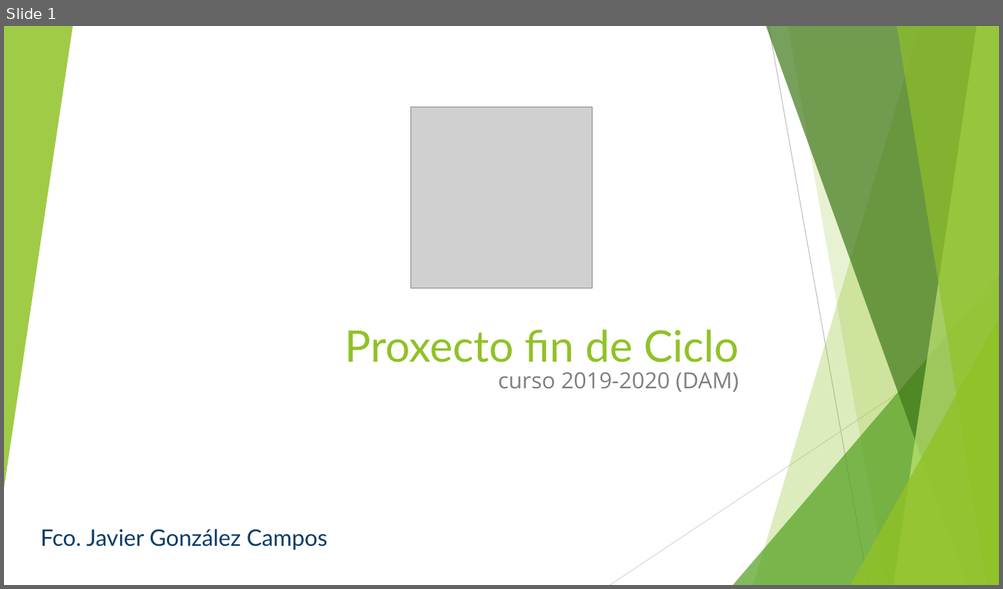
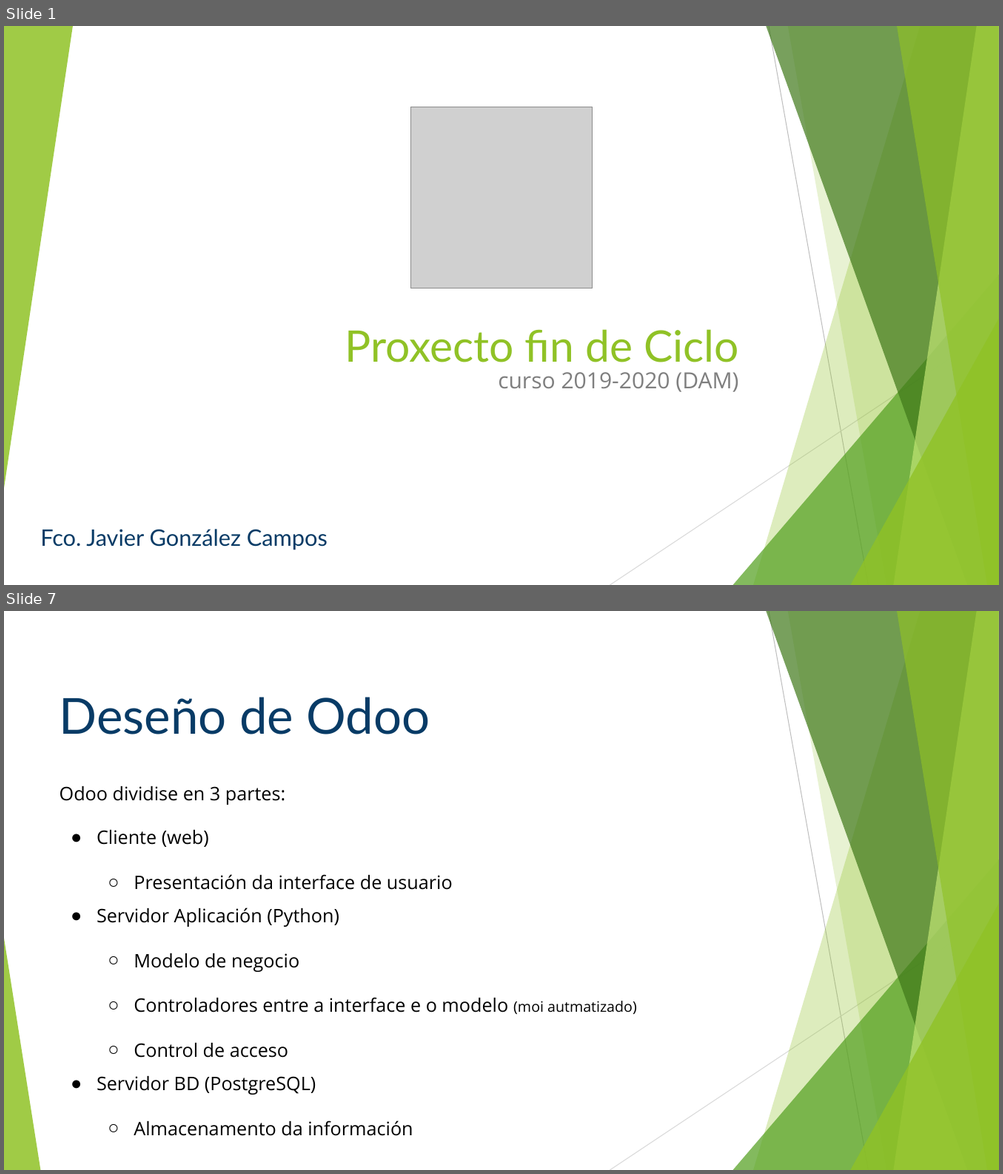
Before and after one commit to archivados/a18franciscogc, a slide deck: doc/Defensa.odp. Shown one above the other, each under a label of ours: slide 1 before the commit, slides 1 and 7 after it; the slides between them are not shown. The pictures are 1003x589 and 1003x1174 pixels, drawn with LibreOffice and Linux fonts; fonts in the diff are those of the drawing; grey boxes stand for pictures. Boxes give left, top, right and bottom in pixels: in the first picture for what was removed or moved away, otherwise in the second. Text is boxed around its words. In the diff, an @@ line names an element or a change of style, - is before the commit and + after.

```diff
--- a/doc/Defensa.odp
+++ b/doc/Defensa.odp
@@ slide 7 added at (x1=4, y1=611, x2=999, y2=1170), background #FFFFFF; not listed: 9 template elements that a slide beside it also shows @@
@@ title added at (x1=60, y1=697, x2=430, y2=735), 48 pt, text #083B66 @@
+Deseño de Odoo
@@ subtitle added at (x1=60, y1=786, x2=637, y2=1136), 18 pt, text #000000 @@
+Odoo dividise en 3 partes:
+● Cliente (web)
+  ○ Presentación da interface de usuario
+● Servidor Aplicación (Python)
+  ○ Modelo de negocio
+  ○ Controladores entre a interface e o modelo (moi autmatizado)
+  ○ Control de acceso
+● Servidor BD (PostgreSQL)
+  ○ Almacenamento da información
@@ freeform shape added at (x1=4, y1=939, x2=40, y2=1170), fill #90C226 at 85% opacity @@
```
Also in this commit, not shown: 3 slides changed, 2 other slides added, 1 other file.
